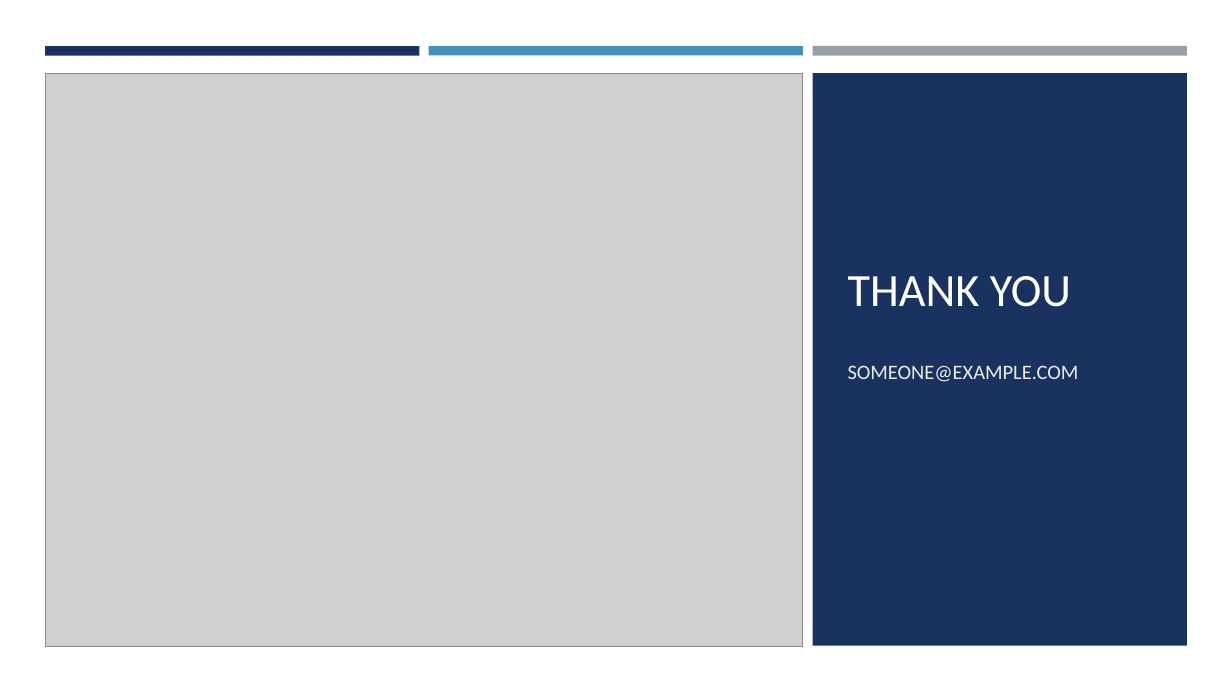
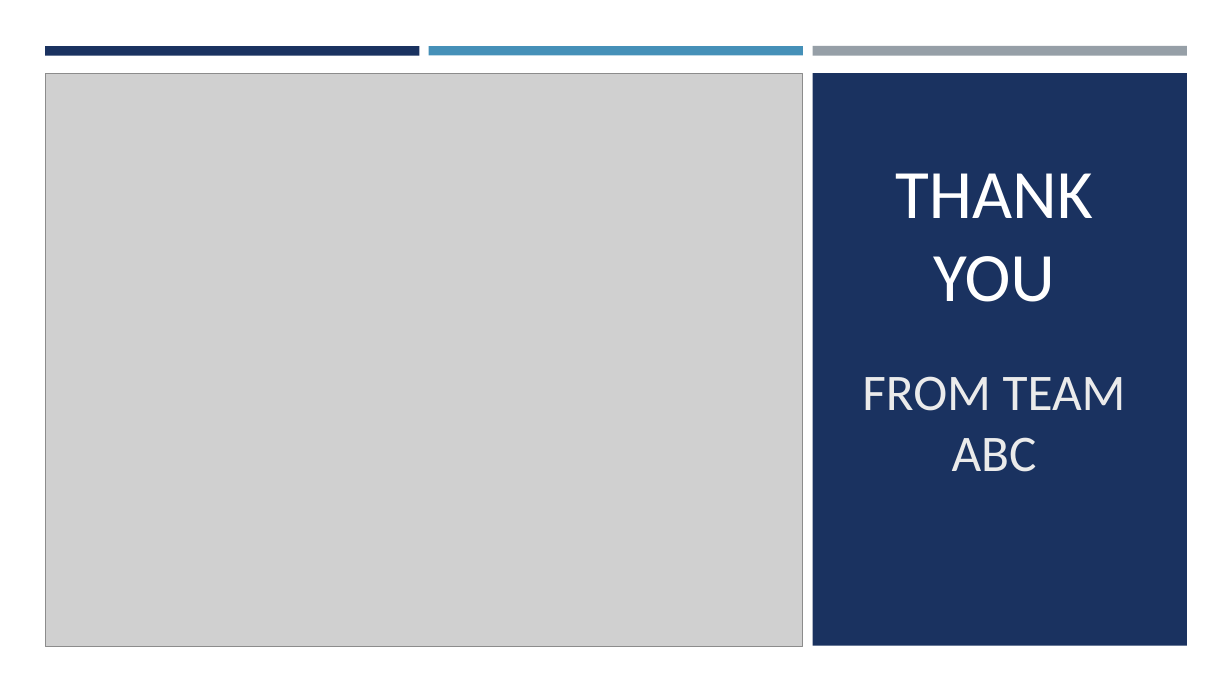
Before and after one commit to WildestDeuce/class-project-2, a slide deck: slide 8 of Project 2 slides.pptx (slide 5 before the commit). Drawn at 1232x693 pixels with LibreOffice and Linux fonts; fonts in the diff are those of the drawing; grey boxes stand for pictures. Boxes give left, top, right and bottom in pixels: in the first picture for what was removed or moved away, otherwise in the second. Text is boxed around its words. In the diff, an @@ line names an element or a change of style, - is before the commit and + after.

Commit message:
finished powerpoint slides

```diff
--- a/Project 2 slides.pptx
+++ b/Project 2 slides.pptx
@@ title "THANK YOU" at bbox=[895, 173, 1093, 302]: size 36 to 54 pt; alignment left to centre @@
@@ subtitle at bbox=[862, 376, 1126, 472]: text changed; size 16 to 40 pt @@
-SOMEONE@EXAMPLE.COM
+FROM TEAM ABC
```
Also in this commit, not shown: 7 slides added, 4 slides removed.
